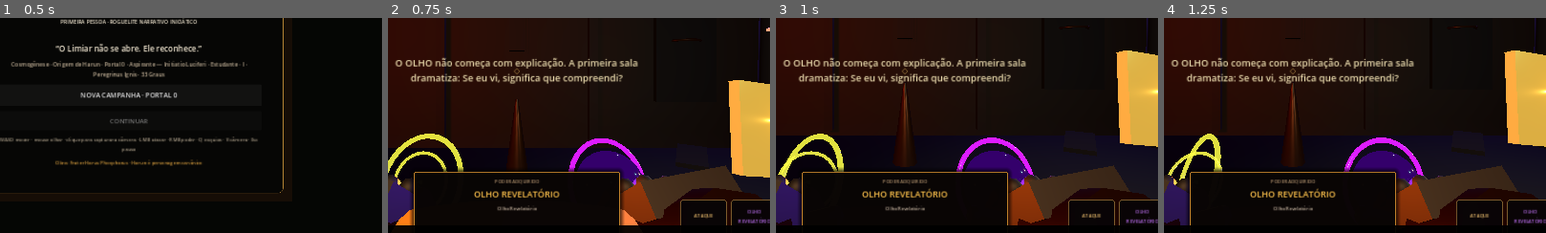
Above: before the commit, frames 1-4 (left to right).
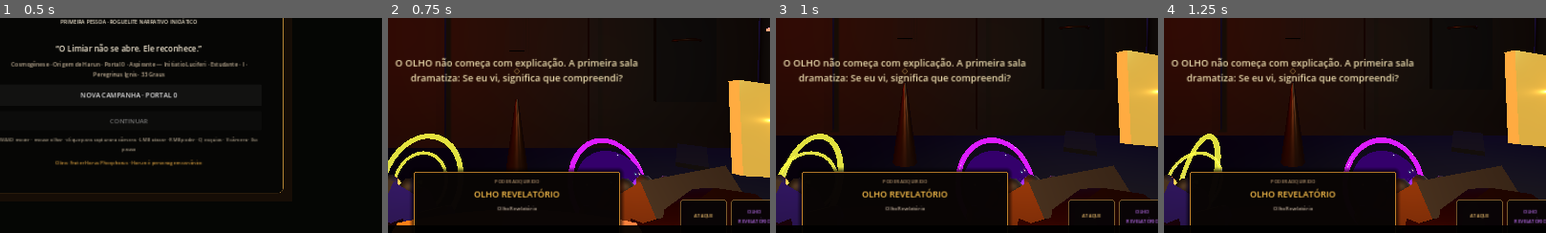
Above: after the commit, the same moments.

Repository: neuralSynapse/societaselectorum
Game: Godot game, scene res://scenes/boot/Main.tscn
Two runs of this game, one before a commit and one after it. Both use one fixed random seed, a clock stepped at 60 frames per second and the inputs below.
Inputs:
- Up to frame 1 (0.5 s): no input
- Up to frame 2 (0.75 s): click "NOVA CAMPANHA · PORTAL 0" at 0.5 s
- Up to frame 3 (1 s): no input
- Up to frame 4 (1.25 s): no input
The pictures show only the part of the screen within x 33-83%, y 38-88%; the shares and areas given below are measured in that part.

Frame 1 is identical in both runs. In frame 2, 0.3% of the frame differs, in the area x 2-66%, y 88-97%; in frame 3, nothing differs; in frame 4, nothing differs.

Commit message:
fix: replace primary vfx tween with process-driven motion

Diff:
--- a/game/chronica-harun/autoload/VFXDirector.gd
+++ b/game/chronica-harun/autoload/VFXDirector.gd
@@ -2,6 +2,7 @@
 
 signal feedback_emitted(event_id: StringName, position: Vector3)
 
+const TRANSIENT_VFX_MOTION := preload("res://scripts/vfx/TransientVFXMotion.gd")
 const MAX_EMISSION := 0.55
 const TELEGRAPH_MAX_EMISSION := 0.08
 const EFFECTS := {
@@ -57,13 +58,11 @@
         feedback_emitted.emit(event_id, position)
         return null
     var spec: Dictionary = EFFECTS[key]
-    var root := Node3D.new()
+    var root := TRANSIENT_VFX_MOTION.new()
     root.name = "VFX_%s" % key
     root.set_meta("feedback_event", key)
     root.set_meta("payload", payload)
     add_child(root)
-    # VFXDirector is a plain Node autoload, so this child has no Node3D parent.
-    # Local position is therefore the world-space position and is safe to animate directly.
     root.position = position
     if direction.length_squared() > 0.001:
         root.set_meta("direction", direction.normalized())
@@ -91,18 +90,9 @@
         material.emission = color
         material.emission_energy_multiplier = emission
     mesh_instance.material_override = material
-    root.scale = Vector3.ONE * float(spec.get("start_scale", 0.45))
     var duration := float(spec.get("duration", 0.18))
     var travel := float(spec.get("travel", 0.0))
-    var tween := root.create_tween()
-    tween.set_pause_mode(Tween.TWEEN_PAUSE_PROCESS)
-    tween.set_process_mode(Tween.TWEEN_PROCESS_IDLE)
-    tween.set_parallel(true)
-    tween.tween_property(root, "scale", Vector3.ONE * float(spec.get("end_scale", 2.0)), duration)
-    if travel > 0.0 and direction.length_squared() > 0.001:
-        var destination := root.position + direction.normalized() * travel
-        tween.tween_property(root, "position", destination, duration)
-    tween.chain().tween_callback(Callable(root, "queue_free"))
+    root.configure(direction, travel, duration, float(spec.get("start_scale", 0.45)), float(spec.get("end_scale", 2.0)))
     feedback_emitted.emit(event_id, position)
     return root
 
